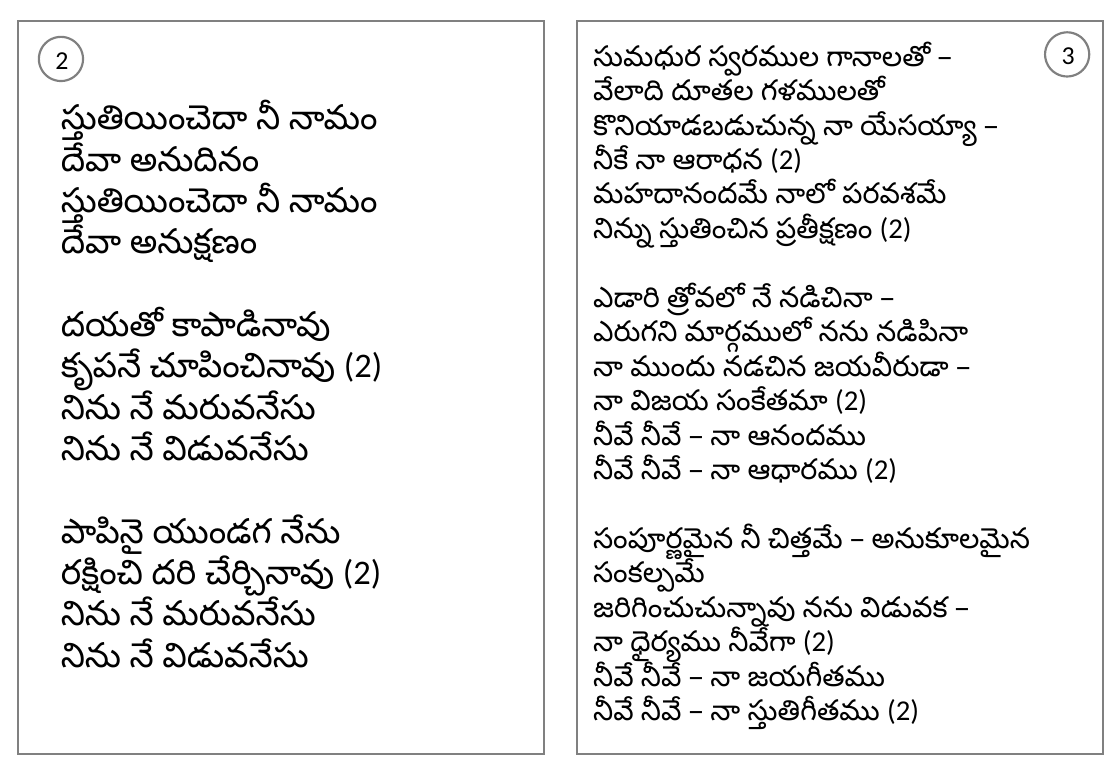
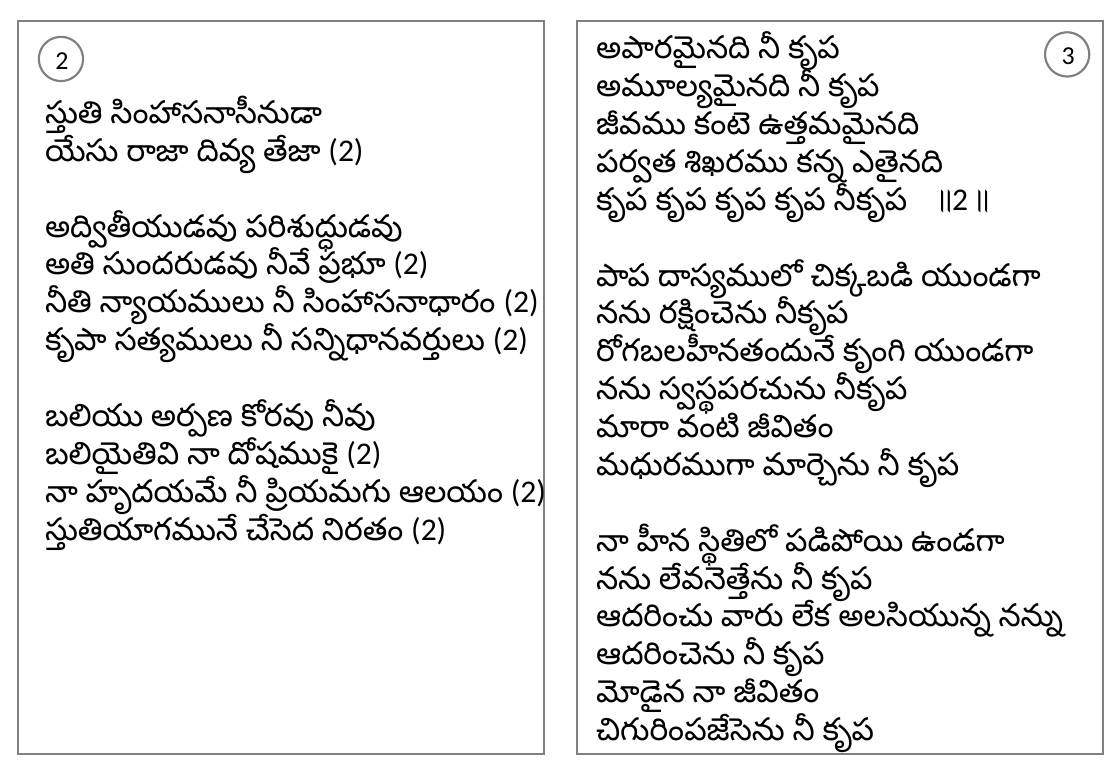
Before and after one commit to venu-webdev/songsDb, a slide deck: slide 2 of songsTemplate.pptx. Drawn at 1120x775 pixels with LibreOffice and Linux fonts; fonts in the diff are those of the drawing. Boxes give left, top, right and bottom in pixels: in the first picture for what was removed or moved away, otherwise in the second. Text is boxed around its words. In the diff, an @@ line names an element or a change of style, - is before the commit and + after.

```diff
--- a/songsTemplate.pptx
+++ b/songsTemplate.pptx
@@ text at <box>596,35,1064,755</box>: text changed; size 20 to 22 pt @@
-సుమధుర స్వరముల గానాలతో –
-వేలాది దూతల గళములతో
-కొనియాడబడుచున్న నా యేసయ్యా –
-నీకే నా ఆరాధన (2)
-మహదానందమే నాలో పరవశమే
-నిన్ను స్తుతించిన ప్రతీక్షణం (2)
-ఎడారి త్రోవలో నే నడిచినా –
-ఎరుగని మార్గములో నను నడిపినా
-నా ముందు నడచిన జయవీరుడా –
-నా విజయ సంకేతమా (2)
-నీవే నీవే – నా ఆనందము
-నీవే నీవే – నా ఆధారము (2)
-సంపూర్ణమైన నీ చిత్తమే – అనుకూలమైన సంకల్పమే
-జరిగించుచున్నావు నను విడువక –
-నా ధైర్యము నీవేగా (2)
-నీవే నీవే – నా జయగీతము
-నీవే నీవే – నా స్తుతిగీతము (2)
+అపారమైనది నీ కృప
+అమూల్యమైనది నీ కృప
+జీవము కంటె ఉత్తమమైనది
+పర్వత శిఖరము కన్న ఎతైనది
+కృప కృప కృప కృప నీకృప ॥2॥
+పాప దాస్యములో చిక్కబడి యుండగా
+నను రక్షించెను నీకృప
+రోగబలహీనతందునే కృంగి యుండగా
+నను స్వస్థపరచును నీకృప
+మారా వంటి జీవితం
+మధురముగా మార్చెను నీ కృప
+నా హీన స్థితిలో పడిపోయి ఉండగా
+నను లేవనెత్తేను నీ కృప
+ఆదరించు వారు లేక అలసియున్న నన్ను
+ఆదరించెను నీ కృప
+మోడైన నా జీవితం
+చిగురింపజేసెను నీ కృప
@@ text at <box>45,100,546,550</box>: text changed; size 24 to 22 pt @@
-స్తుతియించెదా నీ నామం
-దేవా అనుదినం
-స్తుతియించెదా నీ నామం
-దేవా అనుక్షణం
-దయతో కాపాడినావు
-కృపనే చూపించినావు (2)
-నిను నే మరువనేసు
-నిను నే విడువనేసు
-పాపినై యుండగ నేను
-రక్షించి దరి చేర్చినావు (2)
-నిను నే మరువనేసు
-నిను నే విడువనేసు
+స్తుతి సింహాసనాసీనుడా
+యేసు రాజా దివ్య తేజా (2)
+అద్వితీయుడవు పరిశుద్ధుడవు
+అతి సుందరుడవు నీవే ప్రభూ (2)
+నీతి న్యాయములు నీ సింహాసనాధారం (2)
+కృపా సత్యములు నీ సన్నిధానవర్తులు (2)
+బలియు అర్పణ కోరవు నీవు
+బలియైతివి నా దోషముకై (2)
+నా హృదయమే నీ ప్రియమగు ఆలయం (2)
+స్తుతియాగమునే చేసెద నిరతం (2)
```
Also in this commit, not shown: 1 other slide changed, 7 other files.
